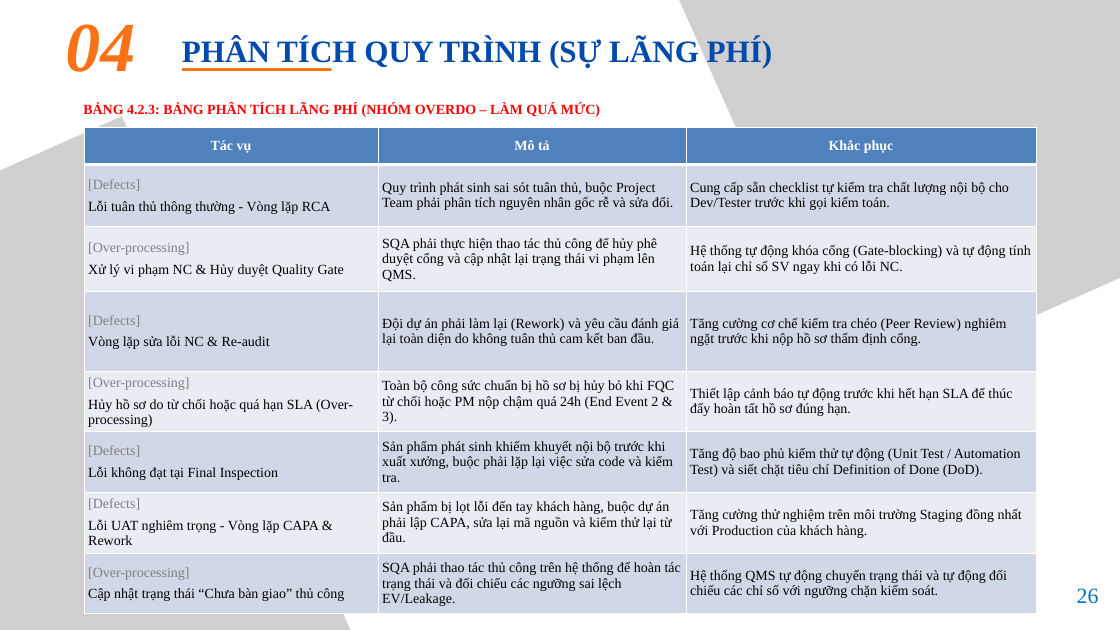
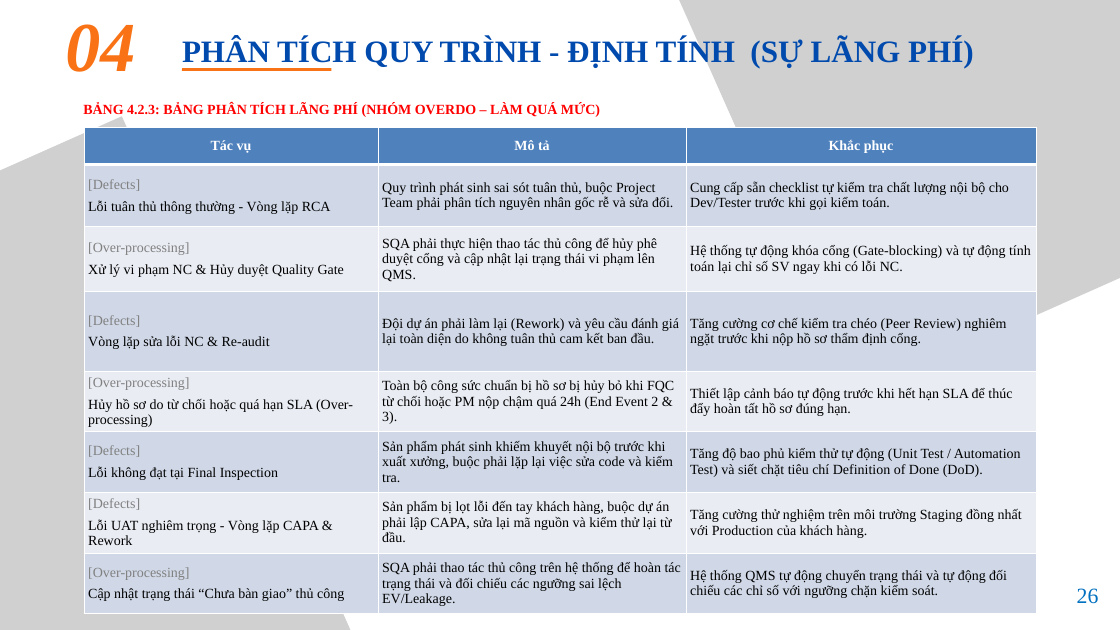
Before and after one commit to DannyHieu/business-process-management, a slide deck: slide 26 of ly-kien-duc/25410189_QT03 - Quản Lý Chất Lượng Và Cải Tiến Quy Trình.pptx. Drawn at 1120x630 pixels with LibreOffice and Linux fonts; fonts in the diff are those of the drawing; grey boxes stand for pictures. Boxes give left, top, right and bottom in pixels: in the first picture for what was removed or moved away, otherwise in the second. Text is boxed around its words. In the diff, an @@ line names an element or a change of style, - is before the commit and + after.

```diff
--- a/ly-kien-duc/25410189_QT03 - Quản Lý Chất Lượng Và Cải Tiến Quy Trình.pptx
+++ b/ly-kien-duc/25410189_QT03 - Quản Lý Chất Lượng Và Cải Tiến Quy Trình.pptx
@@ text at bbox=[182, 38, 974, 68]: text changed @@
-PHÂN TÍCH QUY TRÌNH (SỰ LÃNG PHÍ)
+PHÂN TÍCH QUY TRÌNH - ĐỊNH TÍNH (SỰ LÃNG PHÍ)
```
Also in this commit, not shown: 13 other slides changed, 6 slides added, 4 other files.
